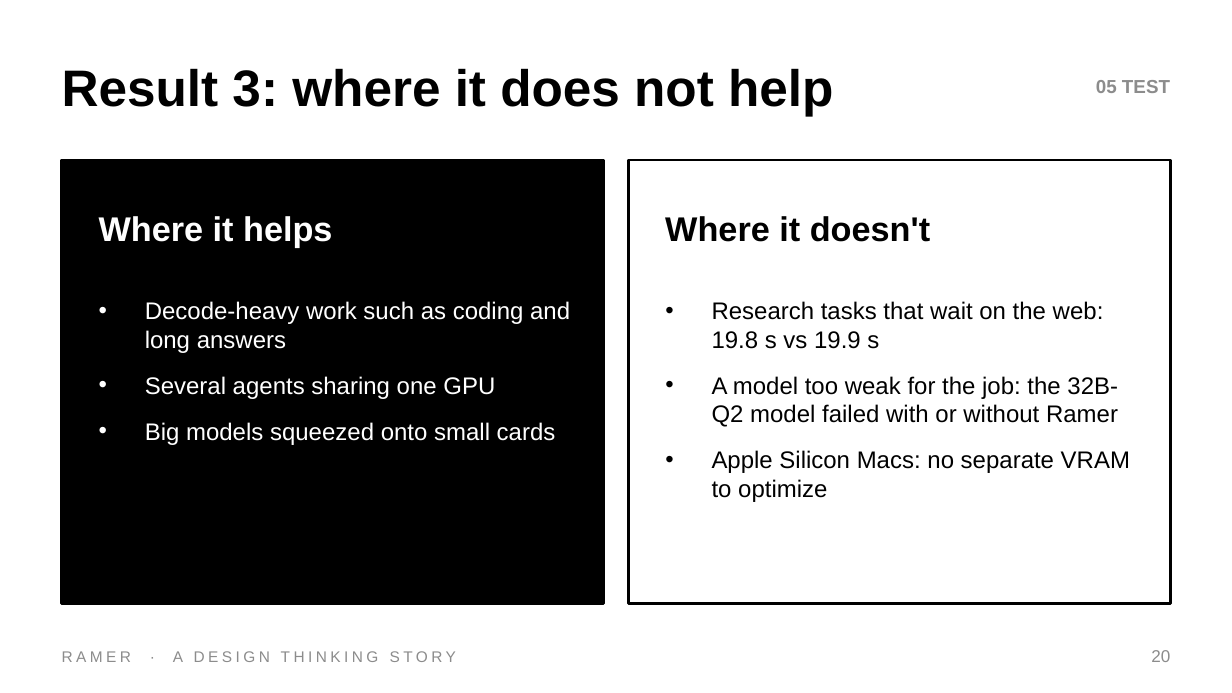
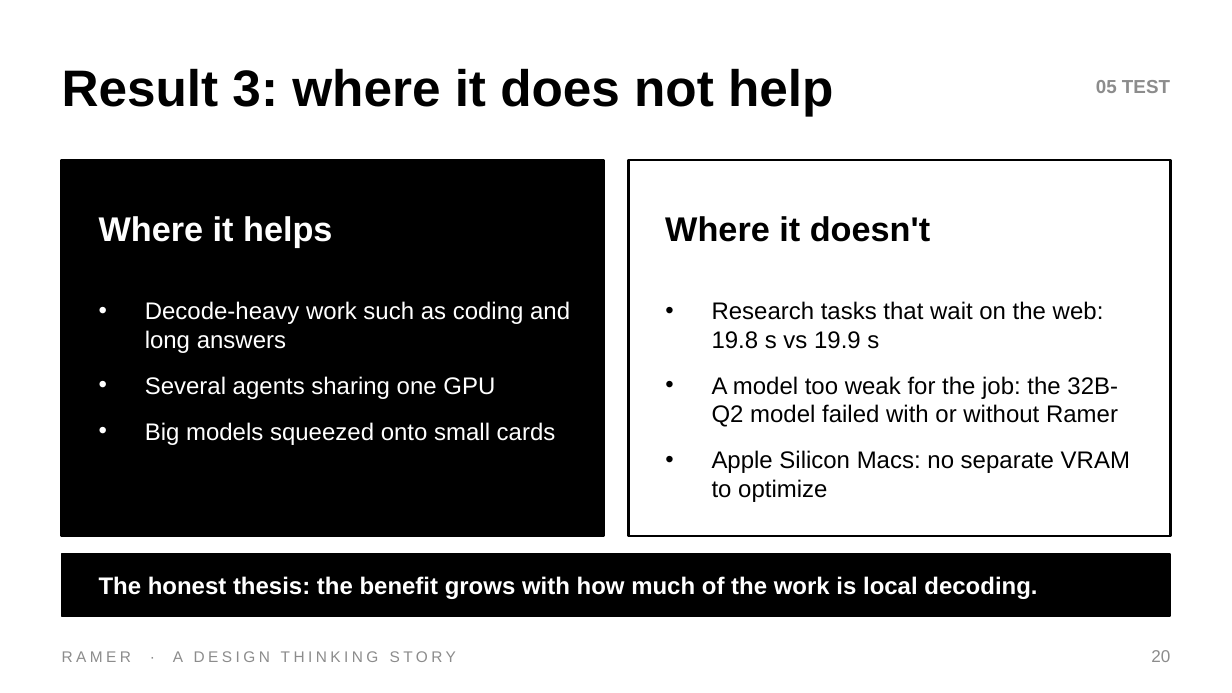
Before and after one commit to DrNeel11/tvarin, a slide deck: slide 20 of docs/Ramer_Design_Thinking.pptx. Drawn at 1232x693 pixels with LibreOffice and Linux fonts; fonts in the diff are those of the drawing. Boxes give left, top, right and bottom in pixels: in the first picture for what was removed or moved away, otherwise in the second. Text is boxed around its words. In the diff, an @@ line names an element or a change of style, - is before the commit and + after.

```diff
--- a/docs/Ramer_Design_Thinking.pptx
+++ b/docs/Ramer_Design_Thinking.pptx
@@ rectangle: place and size @@
-rectangle at (62, 160, 604, 604)
+rectangle at (62, 160, 604, 536)
@@ rectangle: place and size @@
-rectangle at (628, 160, 1170, 604)
+rectangle at (628, 160, 1170, 536)
@@ rectangle added at (62, 554, 1170, 616), fill #000000, outline #000000 1 pt @@
@@ text added at (99, 576, 1037, 599), 14 pt, text #FFFFFF, bold @@
+The honest thesis: the benefit grows with how much of the work is local decoding.
```
Also in this commit, not shown: 10 other slides changed.
